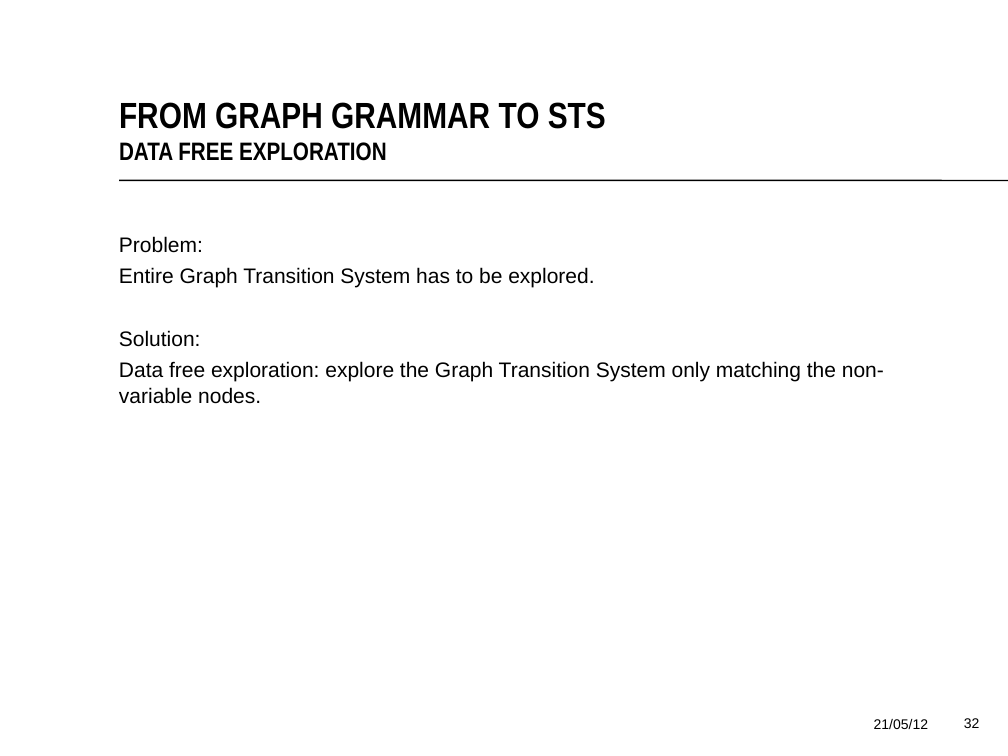
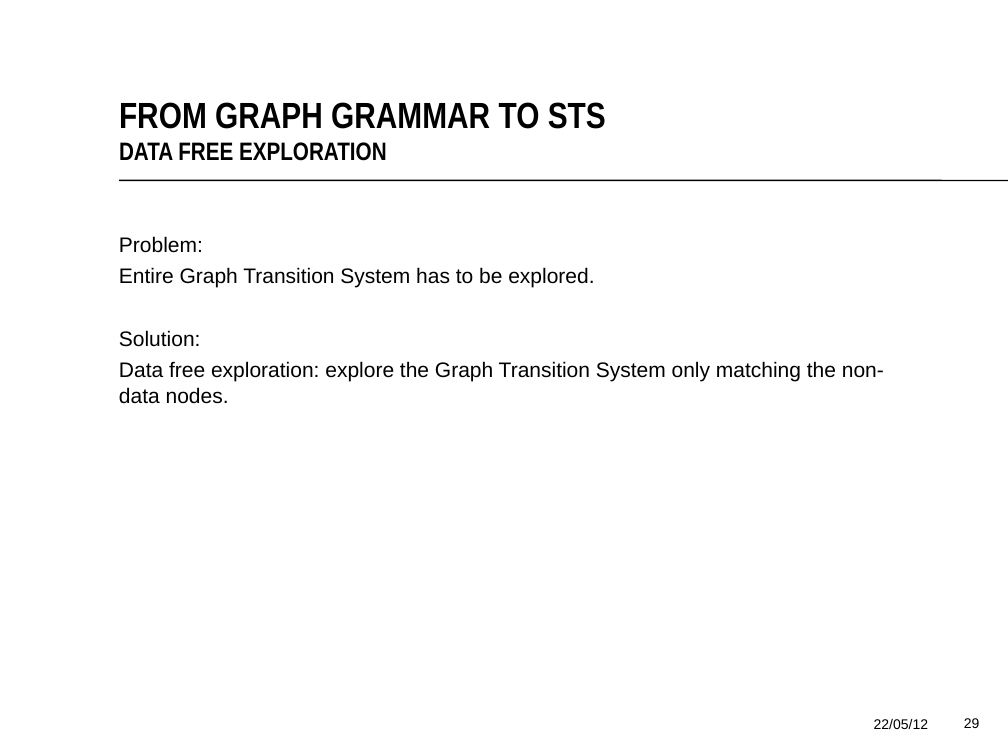
Before and after one commit to vincentdebruijnut/MBT-with-GTS, a slide deck: slide 29 of Final-thesis/presentation/presentatie.odp (slide 32 before the commit). Drawn at 1008x756 pixels with LibreOffice and Linux fonts; fonts in the diff are those of the drawing; background and template pictures are left out. Boxes give left, top, right and bottom in pixels: in the first picture for what was removed or moved away, otherwise in the second. Text is boxed around its words. In the diff, an @@ line names an element or a change of style, - is before the commit and + after.

```diff
--- a/Final-thesis/presentation/presentatie.odp
+++ b/Final-thesis/presentation/presentatie.odp
@@ text at <box>119,361,884,404</box>: text changed @@
-Data free exploration: explore the Graph Transition System only matching the non-variable nodes.
+Data free exploration: explore the Graph Transition System only matching the non-data nodes.
@@ text at <box>874,719,928,729</box>: text changed @@
-21/05/12
+22/05/12
@@ page number at <box>964,718,980,728</box>: text changed @@
-32
+29
```
Also in this commit, not shown: 35 other slides changed, 3 slides removed, 30 other files.
